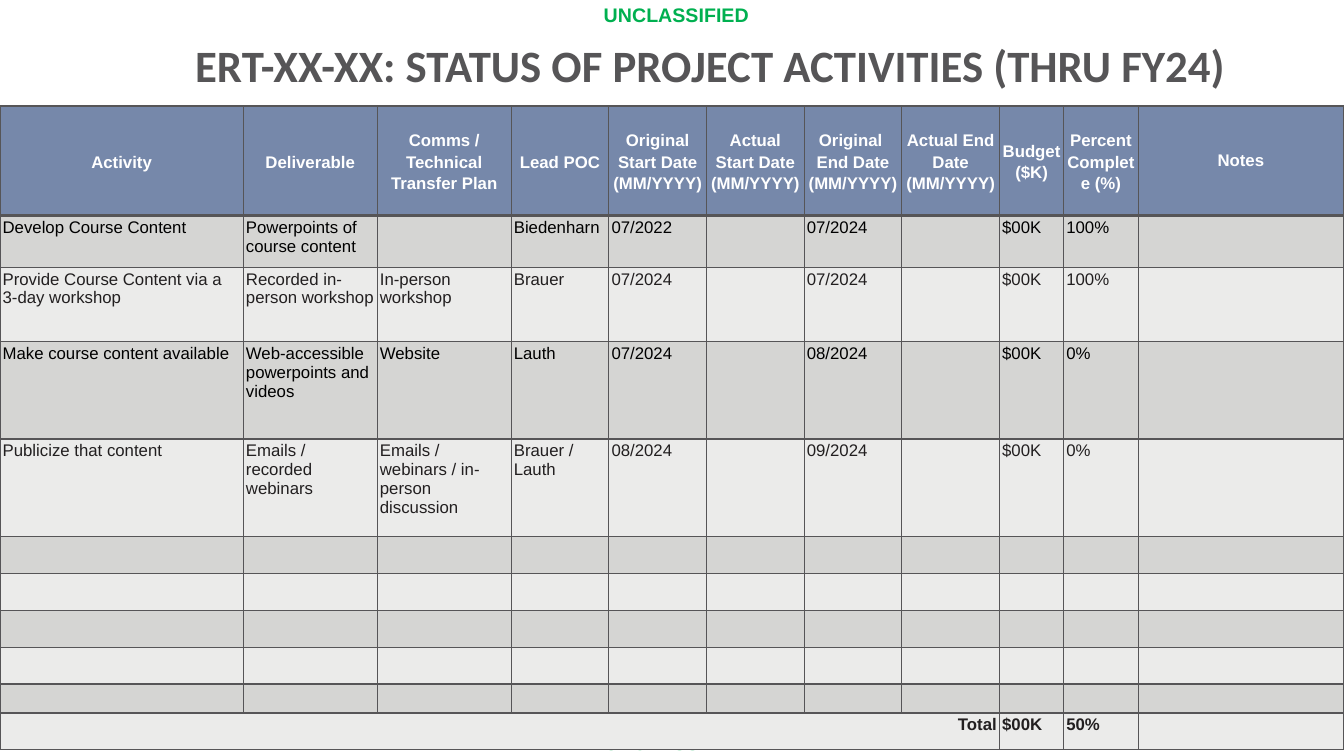
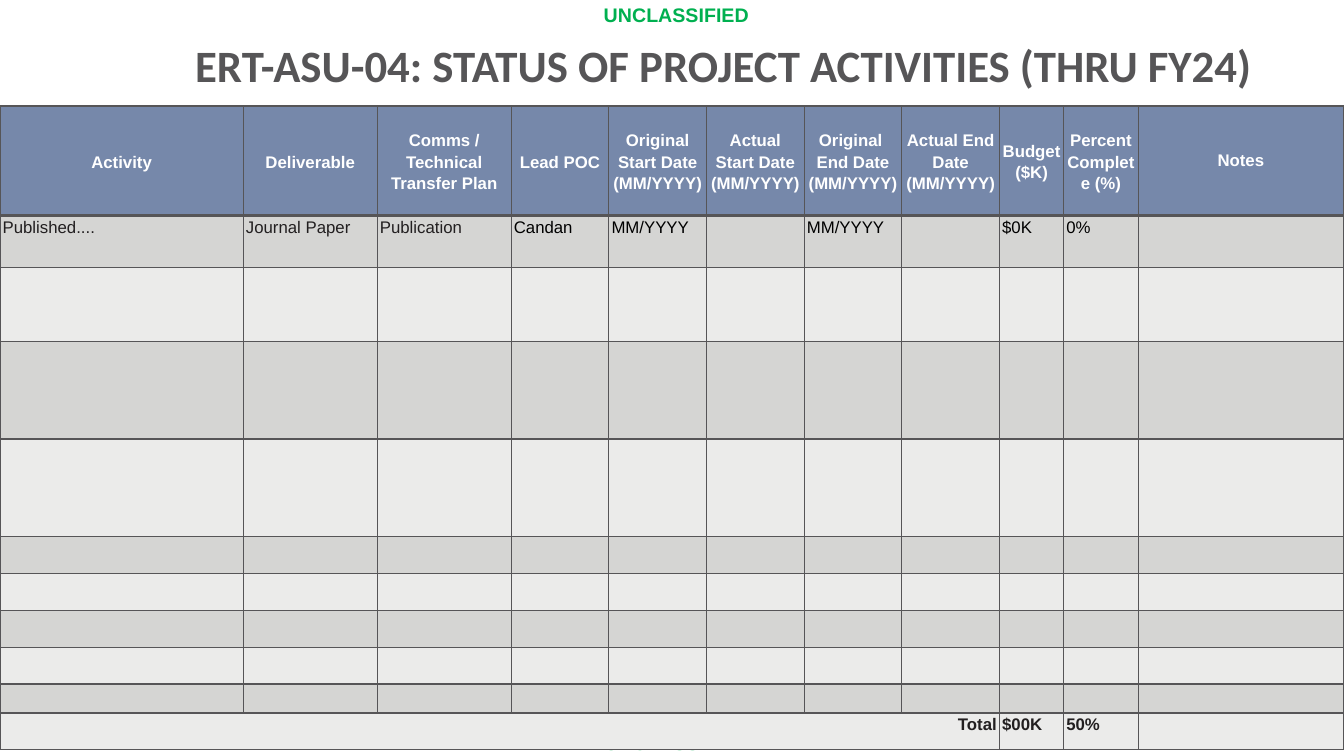
Before and after one commit to EcohydrologyTeam/Presentations, a slide deck: slide 8 of 2024/2024-10-18 NEWN IPR Updates/ASU-04_Steissberg_FY24EOYIPR_2024-10-18.pptx (slide 7 before the commit). Drawn at 1344x756 pixels with LibreOffice and Linux fonts; fonts in the diff are those of the drawing; background and template pictures are left out. Boxes give left, top, right and bottom in pixels: in the first picture for what was removed or moved away, otherwise in the second. Text is boxed around its words. In the diff, an @@ line names an element or a change of style, - is before the commit and + after.

```diff
--- a/2024/2024-10-18 NEWN IPR Updates/ASU-04_Steissberg_FY24EOYIPR_2024-10-18.pptx
+++ b/2024/2024-10-18 NEWN IPR Updates/ASU-04_Steissberg_FY24EOYIPR_2024-10-18.pptx
@@ title at <box>195,49,1251,89</box>: text changed @@
-ERT-XX-XX: STATUS OF PROJECT ACTIVITIES (THRU FY24)
+ERT-ASU-04: STATUS OF PROJECT ACTIVITIES (THRU FY24)
@@ table at <box>0,106,1344,750</box> @@
-row 2: Develop Course Content | Powerpoints of course content |  | Biedenharn | 07/2022 |  | 07/2024 |  | $00K | 100% | 
+row 2: Published.... | Journal Paper | Publication | Candan | MM/YYYY |  | MM/YYYY |  | $0K | 0% | 
-row 3: Provide Course Content via a 3-day workshop | Recorded in-person workshop | In-person workshop | Brauer | 07/2024 |  | 07/2024 |  | $00K | 100% | 
+row 3:  |  |  |  |  |  |  |  |  |  | 
-row 4: Make course content available | Web-accessible powerpoints and videos | Website | Lauth | 07/2024 |  | 08/2024 |  | $00K | 0% | 
+row 4:  |  |  |  |  |  |  |  |  |  | 
-row 5: Publicize that content | Emails / recorded webinars | Emails / webinars / in-person discussion | Brauer / Lauth | 08/2024 |  | 09/2024 |  | $00K | 0% | 
+row 5:  |  |  |  |  |  |  |  |  |  | 
```
Also in this commit, not shown: 3 other slides changed, 5 slides added, 6 slides removed, 16 other files.
